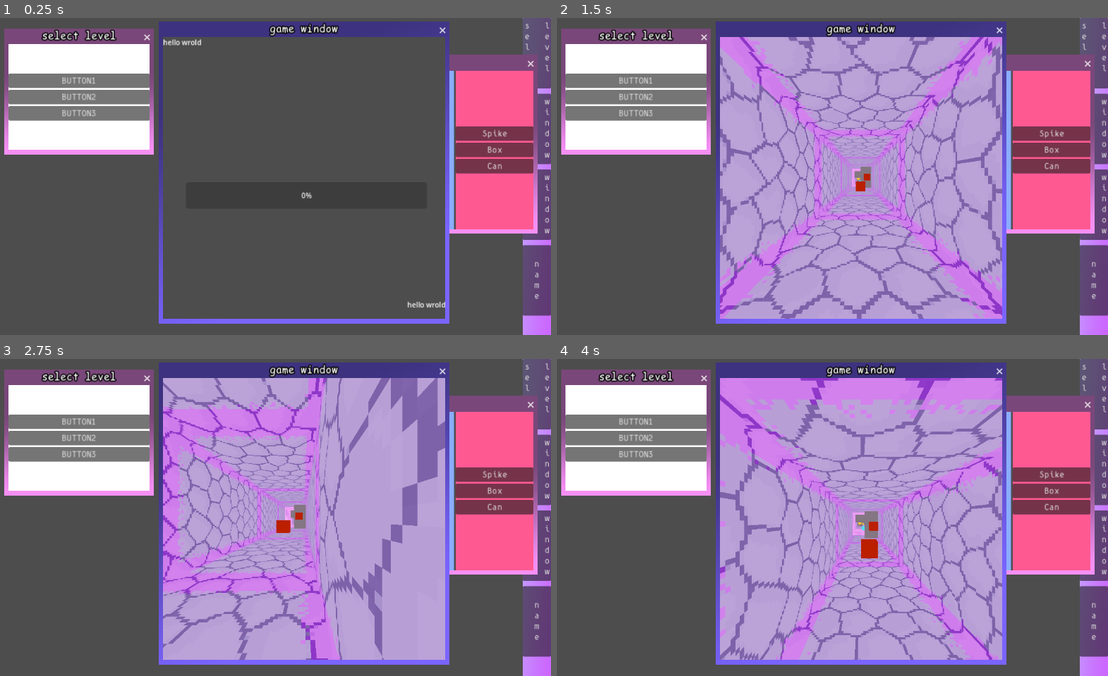
Above: before the commit, frames 1-4 (two rows, left to right).
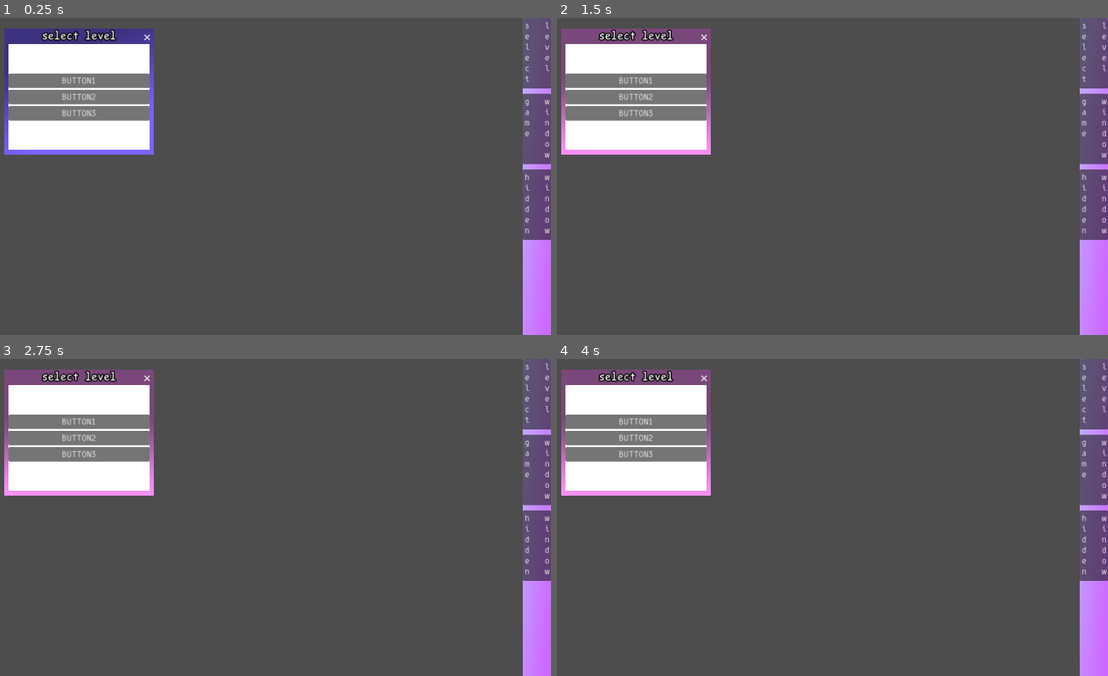
Above: after the commit, the same moments.

Repository: ktosox/GWJ77-Metamorphosis
Game: Godot game, scene res://game.tscn
Same seed, same stepped clock (60 frames per second), same inputs: the game is played once before the commit and once after it.
Inputs (mouse positions are in pixels of both pictures, inside the frame that each line leads up to):
- Up to frame 1 (0.25 s): no input
- Up to frame 2 (1.5 s): tap Enter (ui_accept) at 0.5, 0.77 s; move the mouse to (931, 151) at 0.52 s; hold D (Move_Right) 0.53-1.28 s; hold Right mouse button (RMB) 0.53-1.28 s; click (931, 151) at 0.67 s; tap Space at 1.25 s; move the mouse to (711, 192) at 1.27 s; hold S (Move_Down) from 1.28 s (still down); right-click (711, 192) at 1.35 s
- Up to frame 3 (2.75 s): tap Enter (ui_accept) at 1.52 s; move the mouse to (325, 447) at 2.02 s; release S (Move_Down) at 2.03 s; hold D (Move_Right) from 2.03 s (still down); hold Right mouse button (RMB) from 2.03 s (still down)
- Up to frame 4 (4 s): move the mouse to (799, 580) at 2.77 s; release D (Move_Right) at 2.78 s; release Right mouse button (RMB) at 2.78 s; hold W (Move_Up) 2.78-3.53 s; right-click (799, 580) at 2.85 s; click (799, 580) at 2.92 s; tap Enter (ui_accept) at 3.02, 3.77 s; move the mouse to (997, 565) at 3.52 s; hold A (Move_Left) from 3.53 s (still down); hold Right mouse button (RMB) from 3.53 s (still down)

The runs differ from the first frame. In frame 1, 17% of the frame differs, in the area x 0-100%, y 1-97%; in frame 2, 60%, in the area x 28-100%, y 1-97%; in frame 3, 60%; in frame 4, 60%.

Commit message:
version 0.6

Diff:
--- a/Game/game.tscn
+++ b/Game/game.tscn
@@ -1,9 +1,8 @@
-[gd_scene load_steps=8 format=3 uid="uid://3s00a7q88gky"]
+[gd_scene load_steps=7 format=3 uid="uid://3s00a7q88gky"]
 
 [ext_resource type="Theme" uid="uid://dbotcsipmht72" path="res://interface/main_theme.tres" id="1_8ojrk"]
 [ext_resource type="Script" path="res://game.gd" id="1_oho4n"]
 [ext_resource type="PackedScene" uid="uid://mv7gh2u28mg5" path="res://experimental/player_construction.tscn" id="1_wgv3v"]
-[ext_resource type="PackedScene" uid="uid://b6n1a36i8bdmy" path="res://level/level_builder.tscn" id="2_1inpa"]
 [ext_resource type="Script" path="res://interface/window.gd" id="3_mw1gv"]
 
 [sub_resource type="Gradient" id="Gradient_gfmeh"]
@@ -99,6 +98,7 @@
 layout_mode = 2
 
 [node name="LinkButton4" type="Button" parent="PanelTexture/Layout"]
+visible = false
 custom_minimum_size = Vector2(0, 160)
 layout_mode = 2
 text = "n
@@ -151,6 +151,7 @@
 title = "hidden window"
 position = Vector2i(520, 120)
 size = Vector2i(720, 360)
+visible = false
 unresizable = true
 script = ExtResource("3_mw1gv")
 
@@ -164,10 +165,11 @@
 title = "game window"
 position = Vector2i(400, 44)
 size = Vector2i(640, 640)
+visible = false
 unresizable = true
 script = ExtResource("3_mw1gv")
 
-[node name="LevelBuilder" parent="GameWindow" instance=ExtResource("2_1inpa")]
+[node name="Node3D" type="Node3D" parent="GameWindow"]
 
 [connection signal="pressed" from="PanelTexture/Layout/SelectLevelButton" to="." method="_on_select_level_button_pressed"]
 [connection signal="pressed" from="PanelTexture/Layout/GameWindowButton" to="." method="_on_game_window_button_pressed"]
